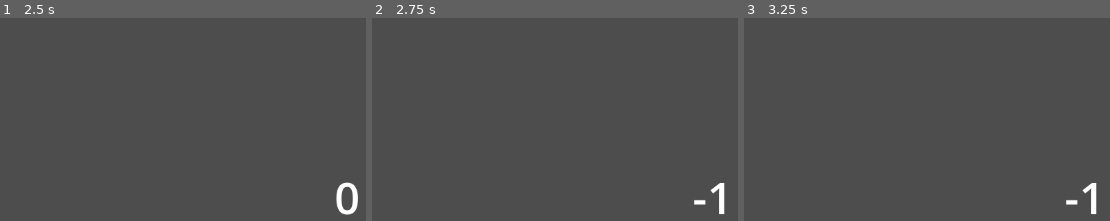
Above: before the commit, frames 1-3 (left to right).
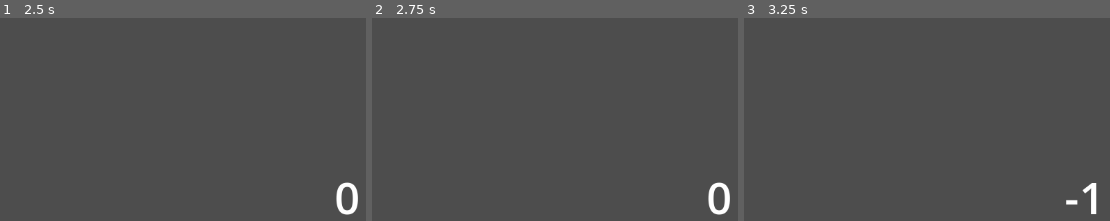
Above: after the commit, the same moments.

Repository: BlueDragonSpace/CascadeVsV2
Game: Godot game, scene res://scenes/root.tscn
Two runs of this game, one before a commit and one after it. Both use one fixed random seed, a clock stepped at 60 frames per second and the inputs below.
Inputs:
- Up to frame 1 (2.5 s): tap Enter at 0.5 s; hold Right 0.53-1.28 s; tap Alt at 0.6, 2.1 s; tap 1 (reset) at 1.25, 2 s; hold Down 1.28-2.03 s; tap Shift at 1.35 s; hold Right from 2.03 s (still down)
- Up to frame 2 (2.75 s): keep holding Right
- Up to frame 3 (3.25 s): release Right at 2.78 s; hold Up from 2.78 s (still down); tap Shift at 2.85 s
The pictures show only the part of the screen within x 50-100%, y 50-100%; the shares and areas given below are measured in that part.

Frame 1 is identical in both runs. In frame 2, 0.7% of the frame differs, in the area x 87-98%, y 80-98%; in frame 3, nothing differs.

Commit message:
significantly lowered weapon gravity, now players have a lot more control over weapons

Diff:
--- a/scenes/game/entity/player/player.gd
+++ b/scenes/game/entity/player/player.gd
@@ -4,7 +4,6 @@
 @onready var center: Marker2D = $Center
 @onready var pin_joint_2d: PinJoint2D = $Center/PinJoint2D
 @onready var floorbox: Area2D = $Floorbox
-
 
 @export var p_num = 1 # player number, for context of P1 or P2
 @export var strength = 80 ## ability to move your weapon
@@ -20,16 +19,29 @@
 
 var weapon : Node = null # defined later
 
+const FLAIL = preload("uid://d2afk51jtpk85")
+const HOTDOG = preload("uid://d021frcs6rcos")
+const SPEAR = preload("uid://b2m3cvbsfphco")
+
 ## Godot Built-in Functions
 
 func _ready() -> void:
 	suffix = str(p_num)
 
-	# define the weapon
-	weapon = weapon_scene.instantiate()
+	## define the weapon
+	if weapon_scene: # if weapon_scene is defined
+		weapon = weapon_scene.instantiate()
+	else: # get random weapon, if none is defined
+		match(randi_range(0, 2)):
+			0:
+				weapon = SPEAR.instantiate()
+			1:
+				weapon = HOTDOG.instantiate()
+			2:
+				weapon = FLAIL.instantiate()
+
 	center.add_child(weapon)
 	pin_joint_2d.node_b = weapon.get_path()
-
 	weapon.hit_entity.connect(deal_hit)
 
 	# player num set-up
--- a/scenes/game/entity/player/player.tscn
+++ b/scenes/game/entity/player/player.tscn
@@ -2,7 +2,6 @@
 
 [ext_resource type="PackedScene" uid="uid://xxybsqdp7atx" path="res://scenes/game/entity/entity.tscn" id="1_ubxyk"]
 [ext_resource type="Script" uid="uid://bk46m3y0yqfpa" path="res://scenes/game/entity/player/player.gd" id="2_xduwq"]
-[ext_resource type="PackedScene" uid="uid://dnd4wyq8a0jt4" path="res://scenes/game/entity/player/weapon/weapon.tscn" id="3_xduwq"]
 
 [sub_resource type="CapsuleShape2D" id="CapsuleShape2D_ubxyk"]
 radius = 8.0
@@ -16,8 +15,7 @@
 mass = 4.0
 lock_rotation = true
 script = ExtResource("2_xduwq")
-strength = 10
-weapon_scene = ExtResource("3_xduwq")
+strength = 15
 
 [node name="Center" type="Marker2D" parent="." index="1" unique_id=1733847696]
 position = Vector2(0, -16)
--- a/scenes/game/entity/player/weapon/specificWeapons/flail.tscn
+++ b/scenes/game/entity/player/weapon/specificWeapons/flail.tscn
@@ -16,7 +16,8 @@
 radius = 2.0
 
 [node name="Flail" unique_id=842688900 instance=ExtResource("1_vpmyh")]
-mass = 0.4
+mass = 0.3
+lock_rotation = true
 script = ExtResource("2_o6ojt")
 
 [node name="CollisionShape2D" type="CollisionShape2D" parent="." index="0" unique_id=1571144521]
@@ -41,6 +42,7 @@
 collision_layer = 2
 collision_mask = 78640
 mass = 0.05
+gravity_scale = 0.1
 
 [node name="CollisionShape2D" type="CollisionShape2D" parent="PinJoint2D/RigidBody2D" index="0" unique_id=940555501]
 position = Vector2(0, 4)
@@ -57,6 +59,7 @@
 collision_layer = 2
 collision_mask = 78640
 mass = 0.05
+gravity_scale = 0.1
 
 [node name="CollisionShape2D" type="CollisionShape2D" parent="PinJoint2D2/RigidBody2D" index="0" unique_id=117351480]
 position = Vector2(0, 4)
@@ -73,6 +76,7 @@
 collision_layer = 2
 collision_mask = 78640
 mass = 0.2
+gravity_scale = 0.5
 
 [node name="CollisionShape2D" type="CollisionShape2D" parent="PinJoint2D3/RigidBody2D" index="0" unique_id=146106498]
 position = Vector2(0, 4)
--- a/scenes/game/entity/player/weapon/specificWeapons/hotdog.tscn
+++ b/scenes/game/entity/player/weapon/specificWeapons/hotdog.tscn
@@ -9,6 +9,7 @@
 size = Vector2(32, 1)
 
 [node name="Hotdog" unique_id=842688900 instance=ExtResource("1_bt7g3")]
+gravity_scale = 0.0
 
 [node name="CollisionShape2D" type="CollisionShape2D" parent="." index="0" unique_id=20584102]
 position = Vector2(18, 0)
--- a/scenes/game/entity/player/weapon/specificWeapons/spear.tscn
+++ b/scenes/game/entity/player/weapon/specificWeapons/spear.tscn
@@ -9,6 +9,7 @@
 radius = 4.0
 
 [node name="Spear" unique_id=842688900 instance=ExtResource("1_v1xds")]
+gravity_scale = 0.0
 
 [node name="CollisionShape2D" type="CollisionShape2D" parent="." index="0" unique_id=542890882]
 position = Vector2(20, 0)
--- a/scenes/game/entity/player/weapon/weapon.tscn
+++ b/scenes/game/entity/player/weapon/weapon.tscn
@@ -2,9 +2,11 @@
 
 [ext_resource type="Script" uid="uid://sq5fs64p1sog" path="res://scenes/game/entity/player/weapon/weapon.gd" id="1_n1vkq"]
 
-[node name="WeaponBase" type="RigidBody2D" unique_id=842688900]
+[node name="WeaponBase" type="RigidBody2D" unique_id=777083707]
 collision_layer = 2
 collision_mask = 78640
+gravity_scale = 0.0
+angular_damp = 135.62
 script = ExtResource("1_n1vkq")
 
 [node name="Hitbox" type="Area2D" parent="." unique_id=1803181025]
--- /dev/null
+++ b/scenes/game/environment/specific_environments/wack_boxes.tscn
@@ -0,0 +1,116 @@
+[gd_scene format=3 uid="uid://dnki7vjywgfxw"]
+
+[ext_resource type="PackedScene" uid="uid://ctt0gkg3tfcjv" path="res://scenes/game/environment/environment_base.tscn" id="1_gyicr"]
+
+[sub_resource type="RectangleShape2D" id="RectangleShape2D_l0c8v"]
+size = Vector2(256, 24)
+
+[sub_resource type="RectangleShape2D" id="RectangleShape2D_vb8f2"]
+size = Vector2(8, 8)
+
+[node name="WackBoxes" unique_id=2010721927 instance=ExtResource("1_gyicr")]
+
+[node name="Marker2D1" parent="Spawnpoints" parent_id_path=PackedInt32Array(2093845511) index="0" unique_id=1542303037]
+position = Vector2(-96, -64)
+
+[node name="Marker2D2" parent="Spawnpoints" parent_id_path=PackedInt32Array(2093845511) index="1" unique_id=686152606]
+position = Vector2(96, -64)
+
+[node name="Marker2D3" parent="Spawnpoints" parent_id_path=PackedInt32Array(2093845511) index="2" unique_id=1497707964]
+position = Vector2(-32, -96)
+
+[node name="Marker2D4" parent="Spawnpoints" parent_id_path=PackedInt32Array(2093845511) index="3" unique_id=1465901013]
+position = Vector2(32, -96)
+
+[node name="Floor" type="StaticBody2D" parent="." index="1" unique_id=651865557]
+collision_layer = 65536
+collision_mask = 0
+
+[node name="CollisionShape2D" type="CollisionShape2D" parent="Floor" index="0" unique_id=106704240]
+position = Vector2(0, 4)
+shape = SubResource("RectangleShape2D_l0c8v")
+
+[node name="Boxes" type="Node2D" parent="." index="2" unique_id=1991981755]
+
+[node name="Box" type="RigidBody2D" parent="Boxes" index="0" unique_id=1283775085]
+position = Vector2(-48, -72)
+rotation = 0.5235988
+collision_layer = 65536
+collision_mask = 78643
+sleeping = true
+
+[node name="CollisionShape2D" type="CollisionShape2D" parent="Boxes/Box" index="0" unique_id=674412583]
+scale = Vector2(1.6579412, 1.6579412)
+shape = SubResource("RectangleShape2D_vb8f2")
+debug_color = Color(0.15534964, 0.6452178, 3.85046e-07, 0.41960785)
+
+[node name="Box2" type="RigidBody2D" parent="Boxes" index="1" unique_id=2116786626]
+position = Vector2(32, -48)
+rotation = -0.5235988
+collision_layer = 65536
+collision_mask = 78643
+sleeping = true
+
+[node name="CollisionShape2D" type="CollisionShape2D" parent="Boxes/Box2" index="0" unique_id=1219023167]
+scale = Vector2(-3.0328863, -3.0328863)
+shape = SubResource("RectangleShape2D_vb8f2")
+debug_color = Color(0.15534964, 0.6452178, 3.85046e-07, 0.41960785)
+
+[node name="Box3" type="RigidBody2D" parent="Boxes" index="2" unique_id=1131163595]
+position = Vector2(-1.9073486e-06, -88)
+rotation = 0.5235988
+collision_layer = 65536
+collision_mask = 78643
+sleeping = true
+
+[node name="CollisionShape2D" type="CollisionShape2D" parent="Boxes/Box3" index="0" unique_id=1743769665]
+scale = Vector2(4.006001, 4.006001)
+shape = SubResource("RectangleShape2D_vb8f2")
+debug_color = Color(0.15534964, 0.6452178, 3.85046e-07, 0.41960785)
+
+[node name="Box4" type="RigidBody2D" parent="Boxes" index="3" unique_id=753198448]
+position = Vector2(72, -80)
+rotation = -0.5235988
+collision_layer = 65536
+collision_mask = 78643
+sleeping = true
+
+[node name="CollisionShape2D" type="CollisionShape2D" parent="Boxes/Box4" index="0" unique_id=1183686179]
+scale = Vector2(0.6972159, 0.6972159)
+shape = SubResource("RectangleShape2D_vb8f2")
+debug_color = Color(0.15534964, 0.6452178, 3.85046e-07, 0.41960785)
+
+[node name="Box5" type="RigidBody2D" parent="Boxes" index="4" unique_id=1001888015]
+position = Vector2(-24, -32)
+rotation = -1.0471976
+collision_layer = 65536
+collision_mask = 78643
+sleeping = true
+
+[node name="CollisionShape2D" type="CollisionShape2D" parent="Boxes/Box5" index="0" unique_id=984139039]
+scale = Vector2(0.5715373, 0.5715373)
+shape = SubResource("RectangleShape2D_vb8f2")
+debug_color = Color(0.15534964, 0.6452178, 3.85046e-07, 0.41960785)
+
+[node name="Box6" type="RigidBody2D" parent="Boxes" index="5" unique_id=543447641]
+position = Vector2(-64, -48)
+rotation = -0.2617994
+collision_layer = 65536
+collision_mask = 78643
+sleeping = true
+
+[node name="CollisionShape2D" type="CollisionShape2D" parent="Boxes/Box6" index="0" unique_id=1664166964]
+scale = Vector2(-0.67201924, -0.67201924)
+shape = SubResource("RectangleShape2D_vb8f2")
+debug_color = Color(0.15534964, 0.6452178, 3.85046e-07, 0.41960785)
+
+[node name="Box7" type="RigidBody2D" parent="Boxes" index="6" unique_id=331944315]
+position = Vector2(64.000015, -31.999994)
+collision_layer = 65536
+collision_mask = 78643
+sleeping = true
+
+[node name="CollisionShape2D" type="CollisionShape2D" parent="Boxes/Box7" index="0" unique_id=1109925692]
+scale = Vector2(1.6842718, 1.6842718)
+shape = SubResource("RectangleShape2D_vb8f2")
+debug_color = Color(0.15534964, 0.6452178, 3.85046e-07, 0.41960785)
--- a/scenes/game/game.gd
+++ b/scenes/game/game.gd
@@ -14,6 +14,7 @@
 const SMALL_BATTLEFIELD = preload("uid://bv04btme51quy")
 const FLAT = preload("uid://bslnyut3g8exf")
 const MOVING_PLATFORM = preload("uid://dxcvfndadfugo")
+const WACK_BOXES = preload("uid://dnki7vjywgfxw")
 
 var env_rotate = false
 var screenshake = false
@@ -21,13 +22,15 @@
 func _ready() -> void:
 
 	# chooses random environment
-	match(randi_range(0, 2)):
+	match(randi_range(0, 3)):
 		0:
 			environment.add_child(SMALL_BATTLEFIELD.instantiate())
 		1:
 			environment.add_child(FLAT.instantiate())
 		2:
 			environment.add_child(MOVING_PLATFORM.instantiate())
+		3:
+			environment.add_child(WACK_BOXES.instantiate())
 
 	for i in range(0, player_count):
 		var child = PLAYER.instantiate()
Not shown, changed: notes/toDo.txt
